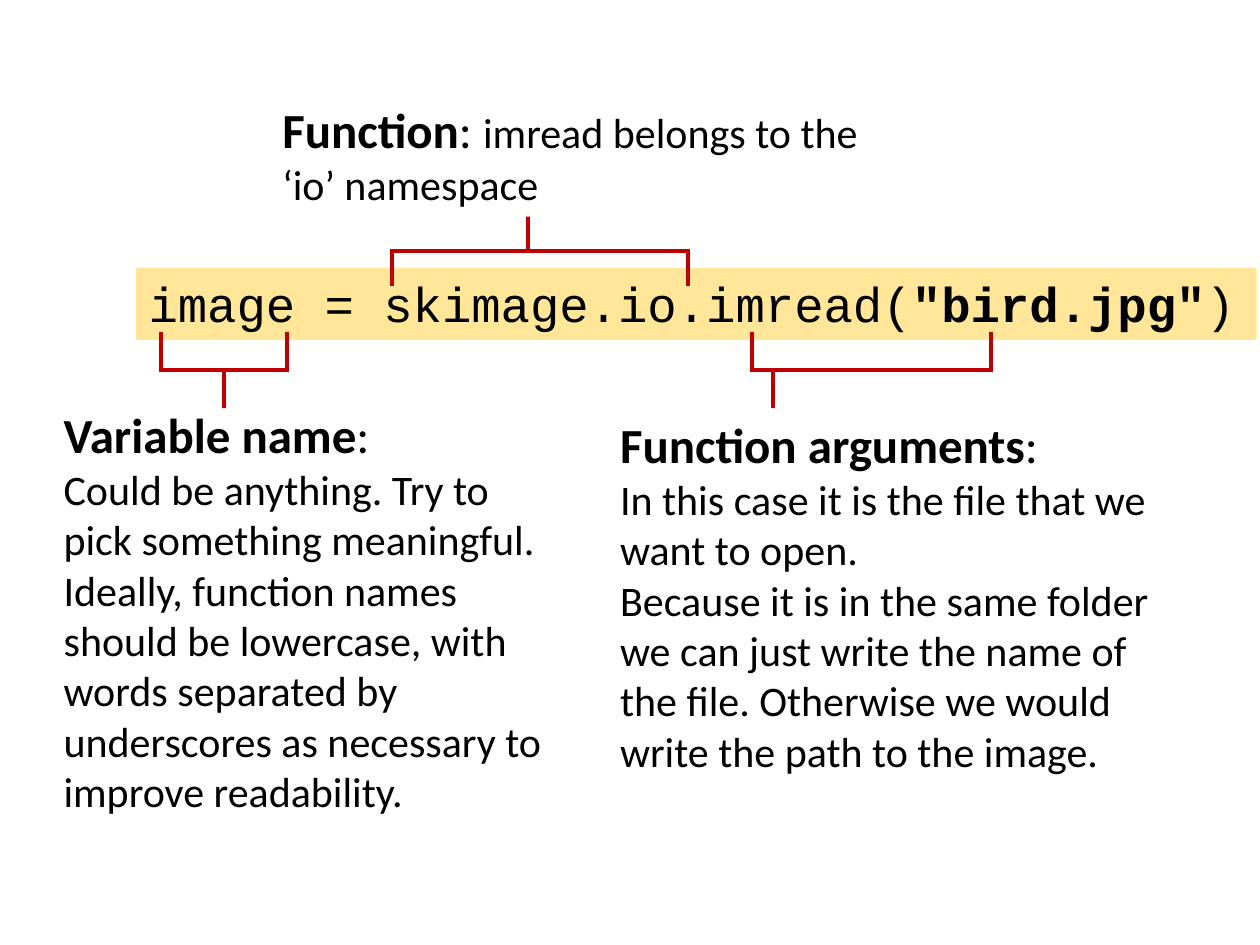
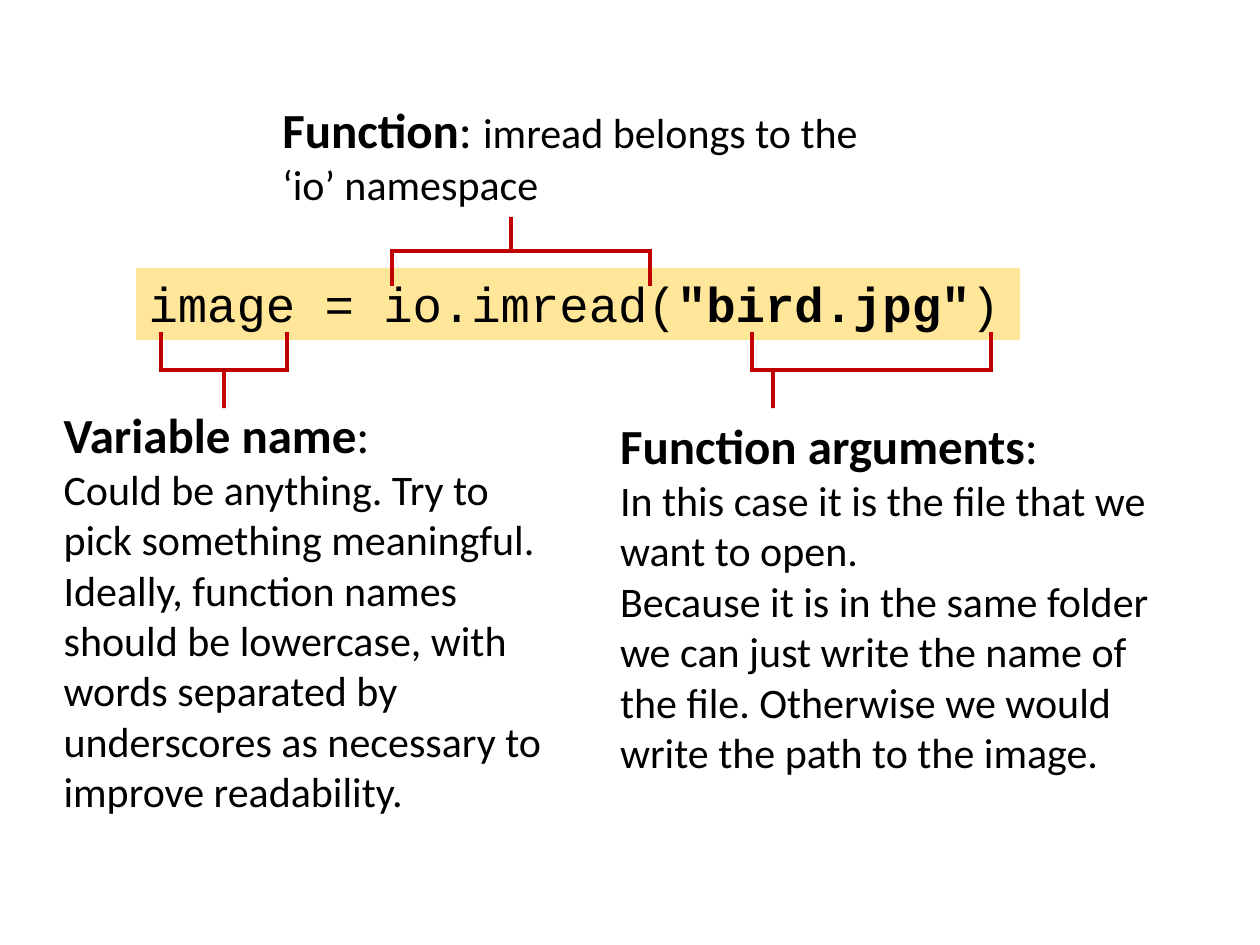
Before and after one commit to rrr-uom-projects/ManchesterBioinformaticsCourse_Student, a slide deck: slide 4 of Day2/Slides/MLowe - Image Processing in Python.pptx. Drawn at 1260x945 pixels with LibreOffice and Linux fonts; fonts in the diff are those of the drawing; background and template pictures are left out. Boxes give left, top, right and bottom in pixels: in the first picture for what was removed or moved away, otherwise in the second. Text is boxed around its words. In the diff, an @@ line names an element or a change of style, - is before the commit and + after.

Commit message:
Update Day2 slides

```diff
--- a/Day2/Slides/MLowe - Image Processing in Python.pptx
+++ b/Day2/Slides/MLowe - Image Processing in Python.pptx
@@ right brace: place and size @@
-right brace at [392, 216, 687, 285]
+right brace at [392, 216, 650, 285]
@@ rectangle "image = io.imread("bird.jpg")": place and size @@
-rectangle "image = io.imread("bird.jpg")" at [136, 268, 1256, 340]
+rectangle "image = io.imread("bird.jpg")" at [136, 268, 1019, 340]
@@ text in rectangle at [149, 287, 1000, 336]: text changed @@
-image = skimage.io.imread("bird.jpg")
+image = io.imread("bird.jpg")
```
Also in this commit, not shown: 1 other slide changed.
